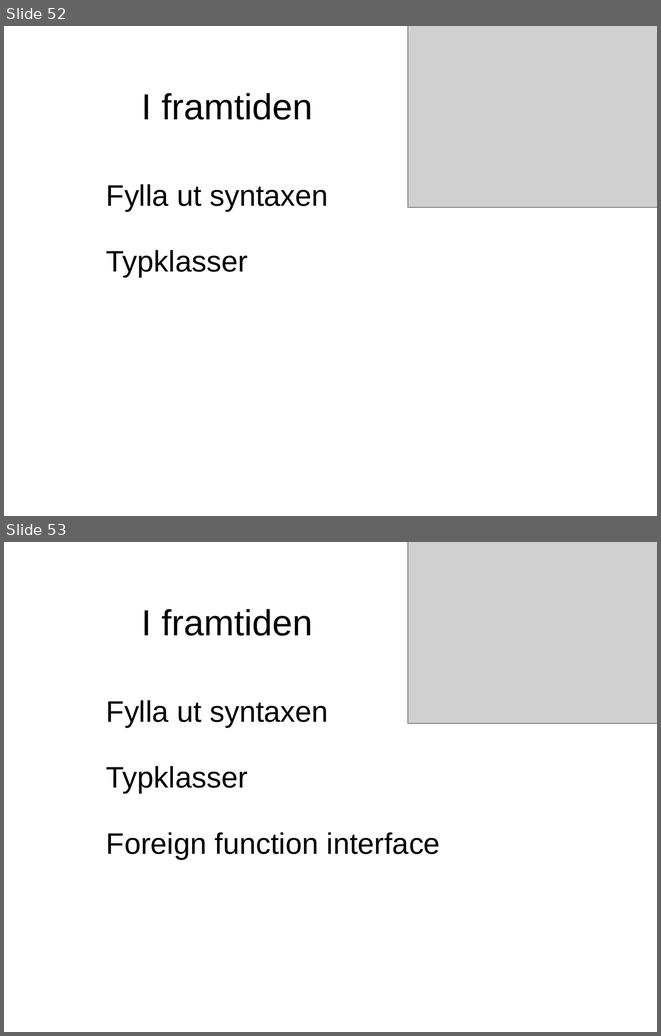
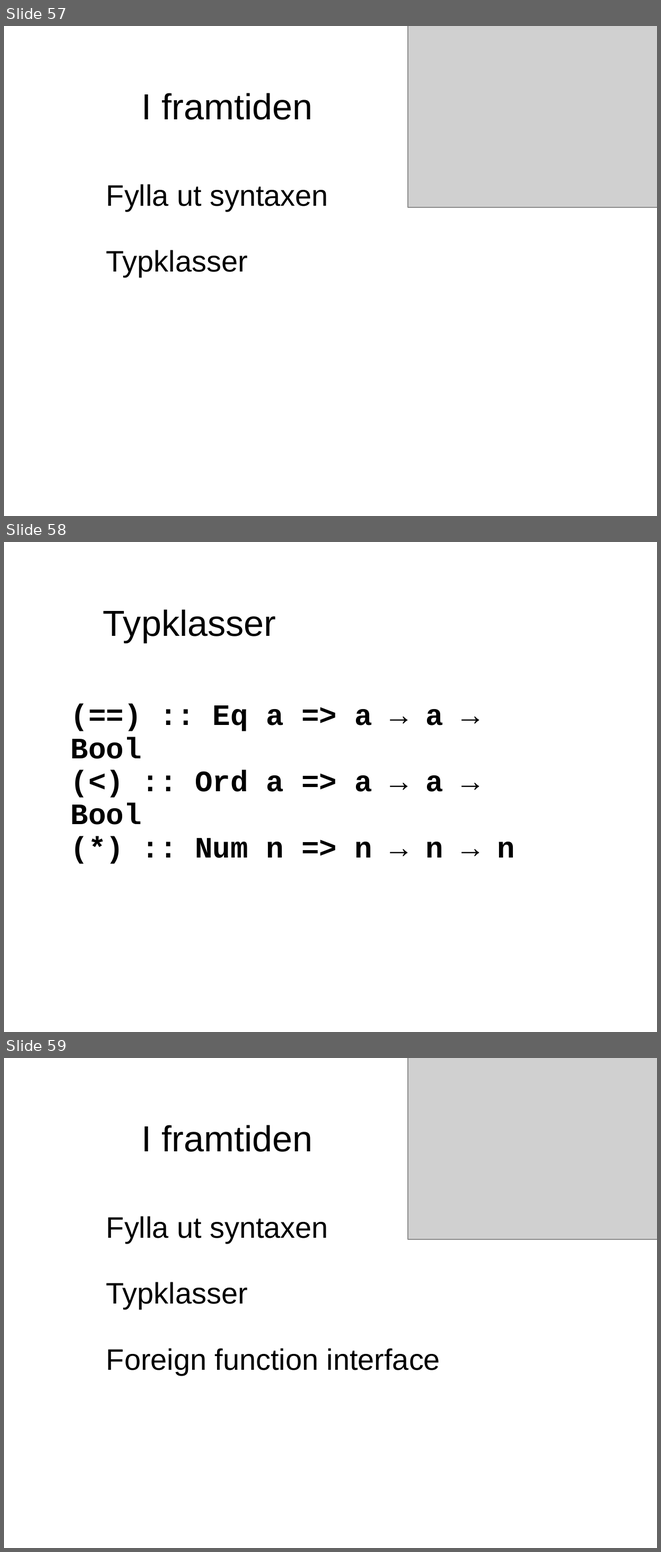
Before and after one commit to evilcandybag/JSHC, a slide deck: report/presentation.ppt. Shown one above the other, each under a label of ours: slides 52 and 53 before the commit, slides 57, 58 and 59 after it. The pictures are 661x1036 and 661x1552 pixels, drawn with LibreOffice and Linux fonts; fonts in the diff are those of the drawing; grey boxes stand for pictures. Boxes give left, top, right and bottom in pixels: in the first picture for what was removed or moved away, otherwise in the second. Text is boxed around its words. In the diff, an @@ line names an element or a change of style, - is before the commit and + after.

```diff
--- a/report/presentation.ppt
+++ b/report/presentation.ppt
@@ slide 58 added at box(4, 542, 657, 1032), background #FFFFFF @@
@@ text added at box(103, 609, 276, 642), 44 pt, text #000000 @@
+Typklasser
@@ text added at box(70, 705, 515, 858), 36 pt, text #000000, bold @@
+(==) :: Eq a => a → a → Bool
+(<) :: Ord a => a → a → Bool
+(*) :: Num n => n → n → n
@@ what was slide 52 is now slide 57 @@
@@ what was slide 53 is now slide 59 @@
```
Also in this commit, not shown: 13 slides changed, 8 other slides added, 1 slide removed, 2 other files.
